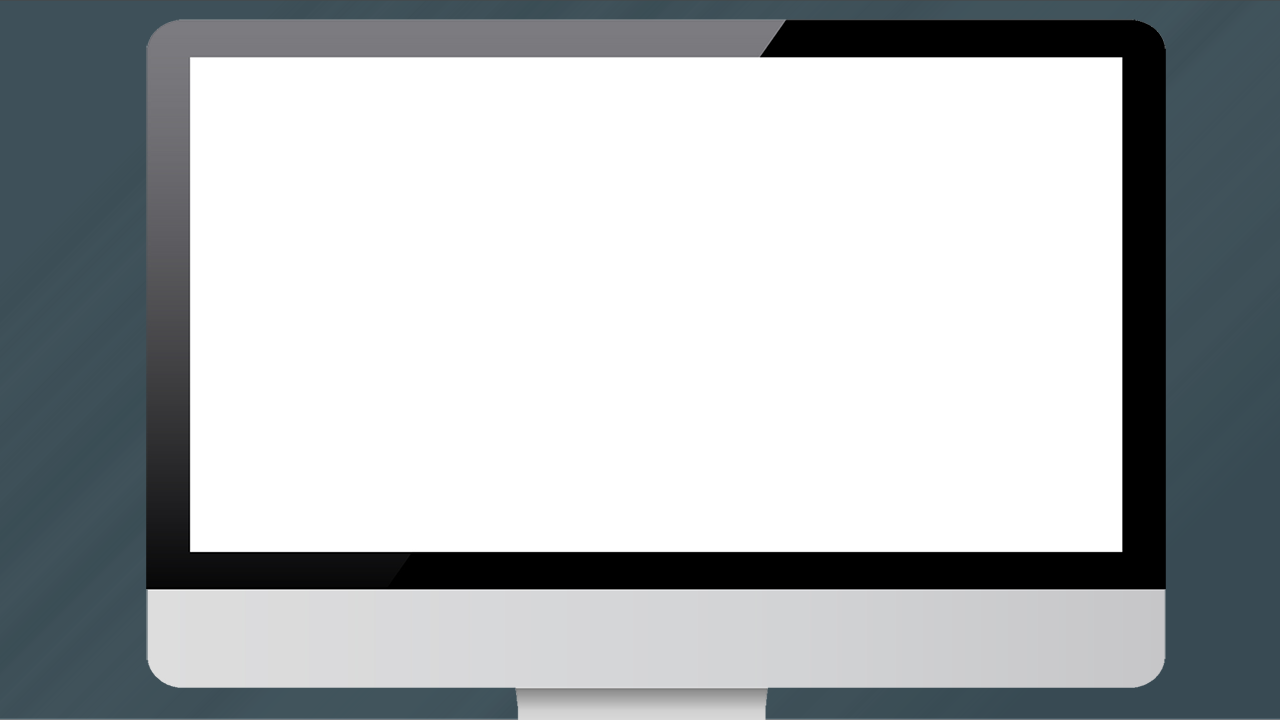
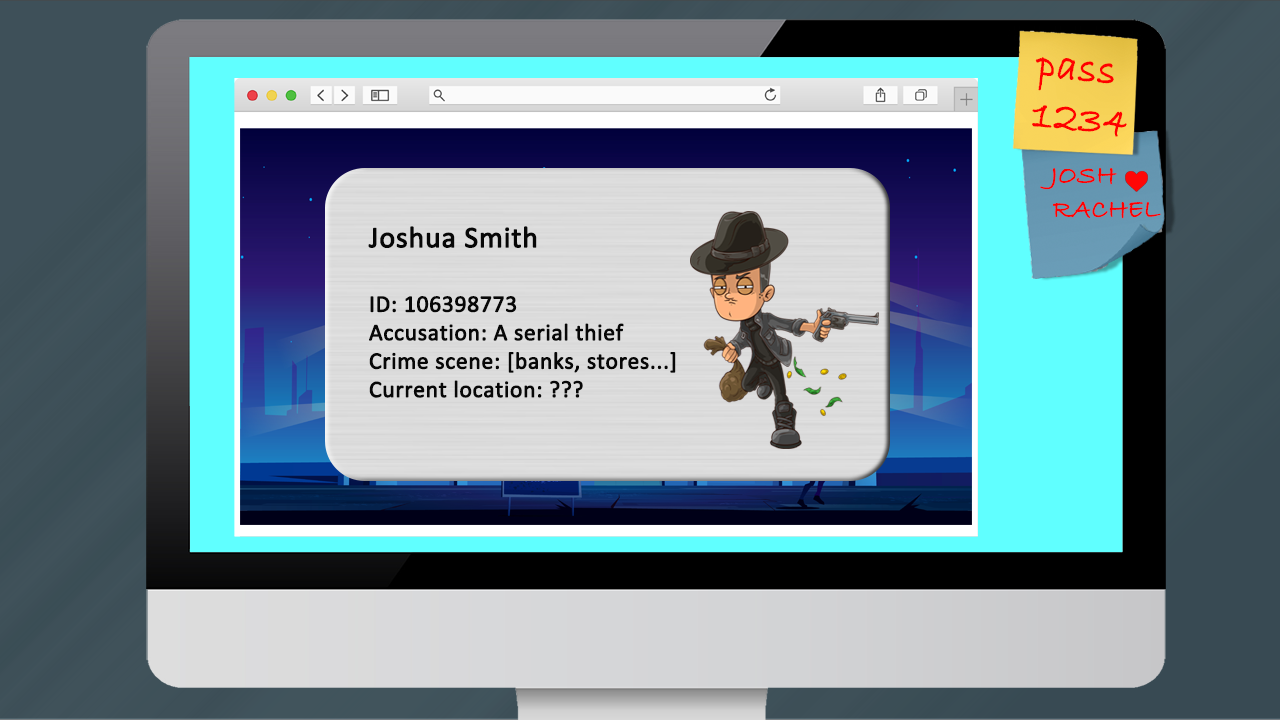
Layered file, before and after one edit (1280 x 720). Changes by layer:
added group "Joshua" with 4 layers above "Adam" over [325, 168, 890, 481]
added layer "Layer 11" in group "Joshua" over [690, 211, 879, 449]
added layer "Joshua Smith ID: 106398773 Accusation: A serial thief Crime sc" in group "Joshua" over [368, 226, 676, 398]
added layer "Rounded Rectangle 3" (1st of 2, in "Joshua") (screen) in group "Joshua" over [325, 168, 890, 481]
added group "Notes" with 6 layers above "Layer 9" over [1008, 30, 1165, 279]
added layer "pass 1234" in group "Notes" over [1032, 57, 1127, 137]
added layer "RACHEL" in group "Notes" over [1052, 201, 1161, 219]
added layer "Layer 3" in group "Notes" over [1008, 30, 1148, 155]
added layer "Layer 5" in group "Notes" over [1125, 171, 1148, 192]
added layer "JOSH" in group "Notes" over [1040, 167, 1117, 190]
added layer "Layer 4" in group "Notes" over [1020, 130, 1165, 279]
added layer "Layer 6" above "Layer 2" over [240, 128, 972, 525]
added layer "Layer 2" above "Layer 1" over [234, 78, 978, 537]
painted on "Layer 1" over [189, 57, 1123, 553]
